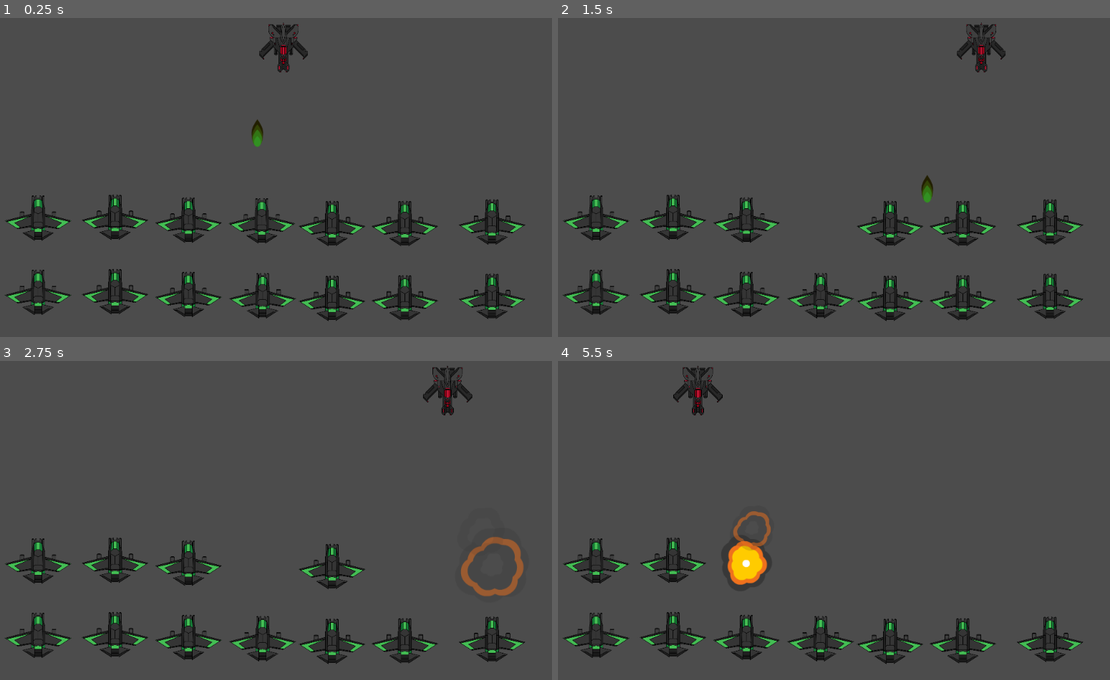
Above: before the commit, frames 1-4 (two rows, left to right).
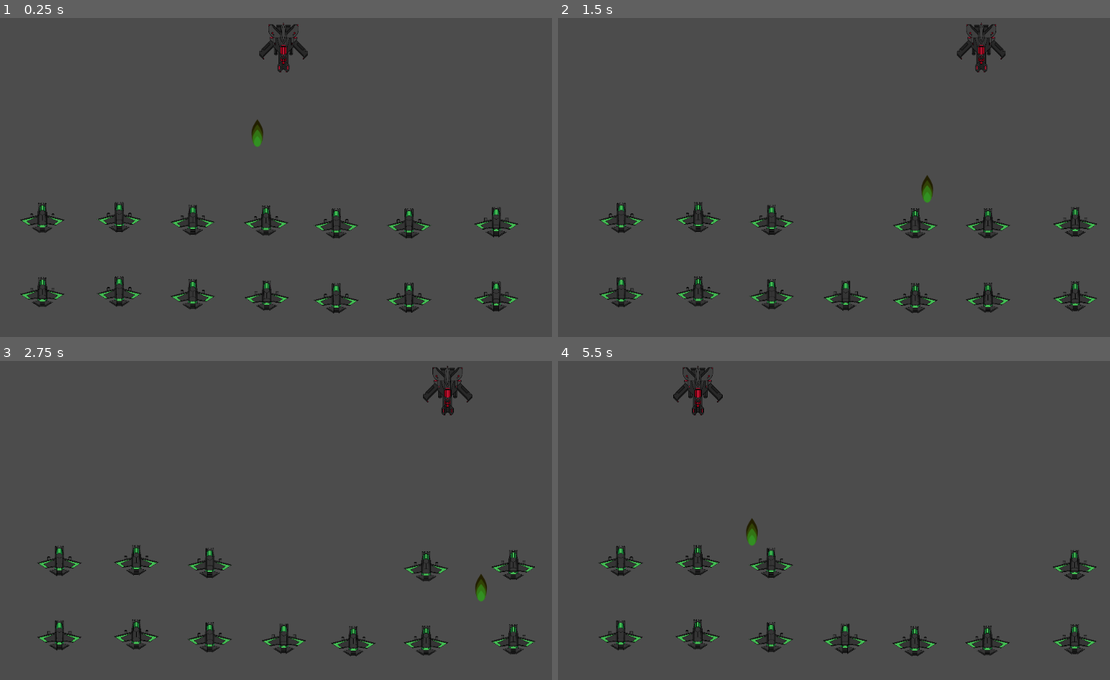
Above: after the commit, the same moments.

Repository: JuroUhlar/invasion_spacers
Game: Godot game, scene res://scenes/World.tscn
Same seed, same stepped clock (60 frames per second), same inputs: the game is played once before the commit and once after it.
Inputs:
- Up to frame 1 (0.25 s): no input
- Up to frame 2 (1.5 s): no input
- Up to frame 3 (2.75 s): no input
- Up to frame 4 (5.5 s): no input

The runs differ from the first frame. In frame 1, 6.3% of the frame differs, in the area x 0-96%, y 55-96%; in frame 2, 7.9%, in the area x 0-98%, y 55-96%; in frame 3, 7.3%; in frame 4, 6.9%.
Error before the commit: Attempt to call function 'activate' in base 'null instance' on a null instance. (res://scripts/invader.gd:41)

Commit message:
Invader movement improvements

Diff:
--- a/scenes/Invader.tscn
+++ b/scenes/Invader.tscn
@@ -6,12 +6,12 @@
 [ext_resource path="res://assets/Spaceship_01_GREEN.png" type="Texture" id=4]
 
 [sub_resource type="CapsuleShape2D" id=1]
-radius = 5.91835
-height = 17.9248
+radius = 5.6535
+height = 7.52636
 
 [sub_resource type="CapsuleShape2D" id=2]
 radius = 12.5255
-height = 94.8043
+height = 52.0025
 
 [node name="Invader" type="Area2D"]
 position = Vector2( 107.498, 524.58 )
@@ -23,7 +23,7 @@
 explosion = ExtResource( 3 )
 
 [node name="Sprite" type="Sprite" parent="."]
-scale = Vector2( 0.3, 0.3 )
+scale = Vector2( 0.2, 0.2 )
 texture = ExtResource( 4 )
 
 [node name="CollisionShape2D" type="CollisionShape2D" parent="."]
@@ -33,7 +33,7 @@
 [node name="bullet_container" type="Node" parent="."]
 
 [node name="muzzle" type="Position2D" parent="."]
-position = Vector2( 0, -65 )
+position = Vector2( 0, -50.99 )
 
 [node name="gun_timer" type="Timer" parent="."]
 wait_time = 0.5
@@ -43,4 +43,7 @@
 position = Vector2( 0, 5 )
 rotation = 1.5708
 shape = SubResource( 2 )
+
+[node name="Tween" type="Tween" parent="."]
 [connection signal="area_entered" from="." to="." method="_on_Invader_area_entered"]
+[connection signal="tween_completed" from="Tween" to="." method="_on_Tween_tween_completed"]
--- a/scenes/World.tscn
+++ b/scenes/World.tscn
@@ -8,7 +8,7 @@
 [node name="Invader1" parent="." instance=ExtResource( 1 )]
 position = Vector2( 89.9105, 380.242 )
 shoot_key = "z_key"
-backupInvader = NodePath("../Invader1B")
+backupInvaderPath = NodePath("../Invader1B")
 
 [node name="Invader1B" parent="." instance=ExtResource( 1 )]
 position = Vector2( 89.9105, 513.415 )
@@ -18,7 +18,7 @@
 [node name="Invader2" parent="." instance=ExtResource( 1 )]
 position = Vector2( 227.417, 379.014 )
 shoot_key = "x_key"
-backupInvader = NodePath("../Invader2B")
+backupInvaderPath = NodePath("../Invader2B")
 
 [node name="Invader2B" parent="." instance=ExtResource( 1 )]
 position = Vector2( 227.417, 512.187 )
@@ -28,7 +28,7 @@
 [node name="Invader3" parent="." instance=ExtResource( 1 )]
 position = Vector2( 358.786, 383.925 )
 shoot_key = "c_key"
-backupInvader = NodePath("../Invader3B")
+backupInvaderPath = NodePath("../Invader3B")
 
 [node name="Invader3B" parent="." instance=ExtResource( 1 )]
 position = Vector2( 358.786, 517.098 )
@@ -38,7 +38,7 @@
 [node name="Invader4" parent="." instance=ExtResource( 1 )]
 position = Vector2( 489.925, 385.153 )
 shoot_key = "v_key"
-backupInvader = NodePath("../Invader4B")
+backupInvaderPath = NodePath("../Invader4B")
 
 [node name="Invader4B" parent="." instance=ExtResource( 1 )]
 position = Vector2( 491.153, 519.554 )
@@ -48,7 +48,7 @@
 [node name="Invader5" parent="." instance=ExtResource( 1 )]
 position = Vector2( 615.382, 390.064 )
 shoot_key = "b_key"
-backupInvader = NodePath("../Invader5B")
+backupInvaderPath = NodePath("../Invader5B")
 
 [node name="Invader5B" parent="." instance=ExtResource( 1 )]
 position = Vector2( 615.382, 524.237 )
@@ -58,7 +58,7 @@
 [node name="Invader6" parent="." instance=ExtResource( 1 )]
 position = Vector2( 745.523, 390.064 )
 shoot_key = "n_key"
-backupInvader = NodePath("../Invader6B")
+backupInvaderPath = NodePath("../Invader6B")
 
 [node name="Invader6B" parent="." instance=ExtResource( 1 )]
 position = Vector2( 745.523, 523.237 )
@@ -68,7 +68,7 @@
 [node name="Invader7" parent="." instance=ExtResource( 1 )]
 position = Vector2( 901.445, 387.608 )
 shoot_key = "m_key"
-backupInvader = NodePath("../Invader7B")
+backupInvaderPath = NodePath("../Invader7B")
 
 [node name="Invader7B" parent="." instance=ExtResource( 1 )]
 position = Vector2( 901.445, 520.781 )
--- a/scripts/invader.gd
+++ b/scripts/invader.gd
@@ -5,12 +5,20 @@
 
 export (String) var shoot_key
 export (bool) var active = true
-export (NodePath) var backupInvader
+export (NodePath) var backupInvaderPath
+
 onready var bullet_container = get_node("bullet_container")
 onready var gun_timer = get_node("gun_timer")
+onready var tweenNode = get_node("Tween")
+
+var tweenValues
 
 func _ready():
 	add_to_group("invaders")
+
+	tweenValues = [position, position + Vector2(60,0)]
+	start_tween()
+
 
 func _process(delta):
 	if Input.is_action_pressed(shoot_key):
@@ -23,6 +31,10 @@
 		var b = bullet.instance()
 		bullet_container.add_child(b)
 		b.start_at(get_node("muzzle").global_position)
+
+func start_tween():
+	tweenNode.interpolate_property(self, "position", tweenValues[0], tweenValues[1], 2.0, Tween.TRANS_LINEAR, Tween.EASE_OUT, 0)
+	tweenNode.start()
 
 
 func _on_Invader_area_entered(area):
@@ -37,6 +49,12 @@
 	get_parent().add_child(expl)
 	expl.position = position
 	expl.play()
-	var backup = get_node(backupInvader)
-	backup.activate()
+	if (backupInvaderPath != null):
+		var backup = get_node(backupInvaderPath)
+		if (backup):
+			backup.activate()
 	queue_free()
+
+func _on_Tween_tween_completed(object, key):
+	tweenValues.invert()
+	start_tween()
